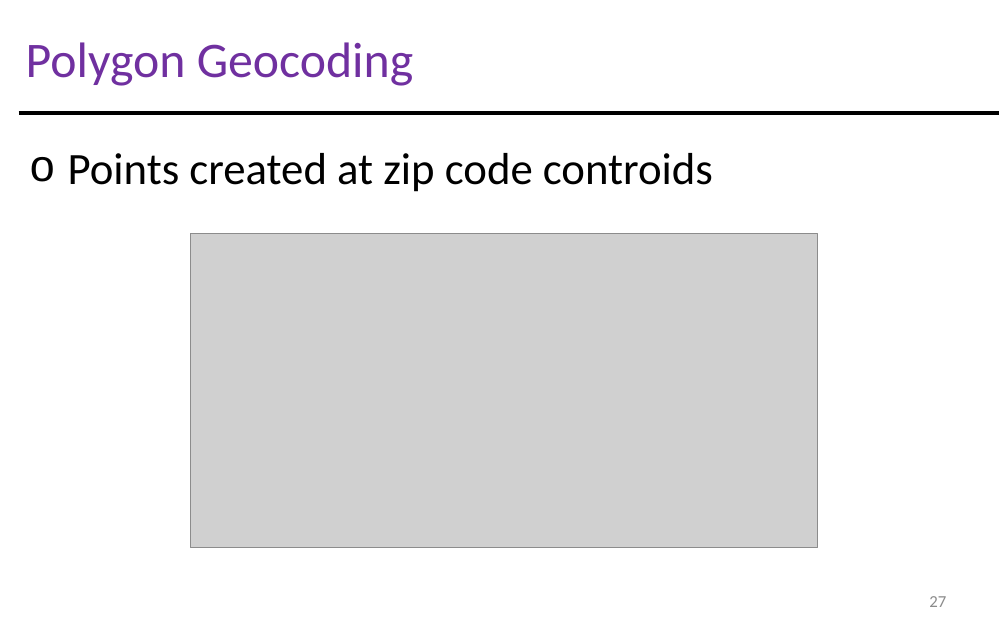
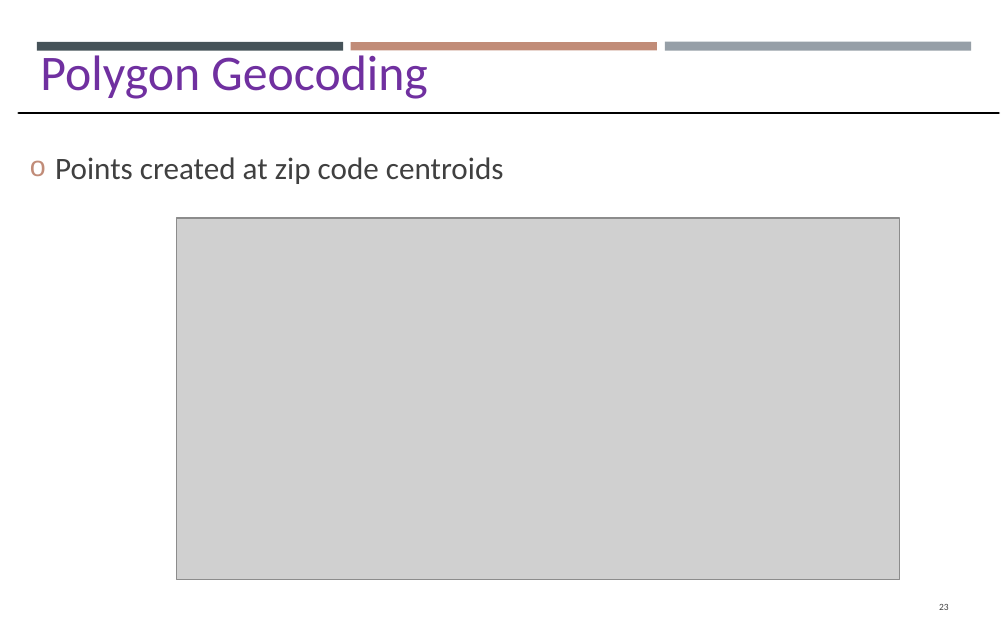
Before and after one commit to gisynw/GIS_I, a slide deck: slide 23 of docs/Lectures/Week12/Lecture12_GEOG2475_Geocoding.pptx (slide 27 before the commit). Drawn at 1008x630 pixels with LibreOffice and Linux fonts; fonts in the diff are those of the drawing; grey boxes stand for pictures. Boxes give left, top, right and bottom in pixels: in the first picture for what was removed or moved away, otherwise in the second. Text is boxed around its words. In the diff, an @@ line names an element or a change of style, - is before the commit and + after.

```diff
--- a/docs/Lectures/Week12/Lecture12_GEOG2475_Geocoding.pptx
+++ b/docs/Lectures/Week12/Lecture12_GEOG2475_Geocoding.pptx
@@ text "Polygon Geocoding" rewrapped from <box>26,42,413,86</box> to <box>40,49,427,99</box> @@
@@ rectangle added at <box>37,43,343,52</box>, fill #465359 @@
@@ rectangle added at <box>351,43,656,50</box>, fill #C18C78 @@
@@ rectangle added at <box>665,41,971,50</box>, fill #969FA7 @@
@@ text "Points created at zip code ..." at <box>55,157,504,184</box>: vertical alignment top to middle @@
@@ text at <box>55,157,504,184</box>: text changed; size 28.8 to 20 pt; text colour #000000 to #404040 @@
-o Points created at zip code controids
+o Points created at zip code centroids
@@ picture: place and size @@
-picture at <box>190,234,818,548</box>
+picture at <box>176,218,899,580</box>
@@ page number at <box>939,604,949,610</box>: text changed; size 10.8 to 6.1 pt; text colour #8C8C8C to #404040 @@
-27
+23
```
Also in this commit, not shown: 23 other slides changed, 3 slides added, 4 slides removed, 17 other files.
